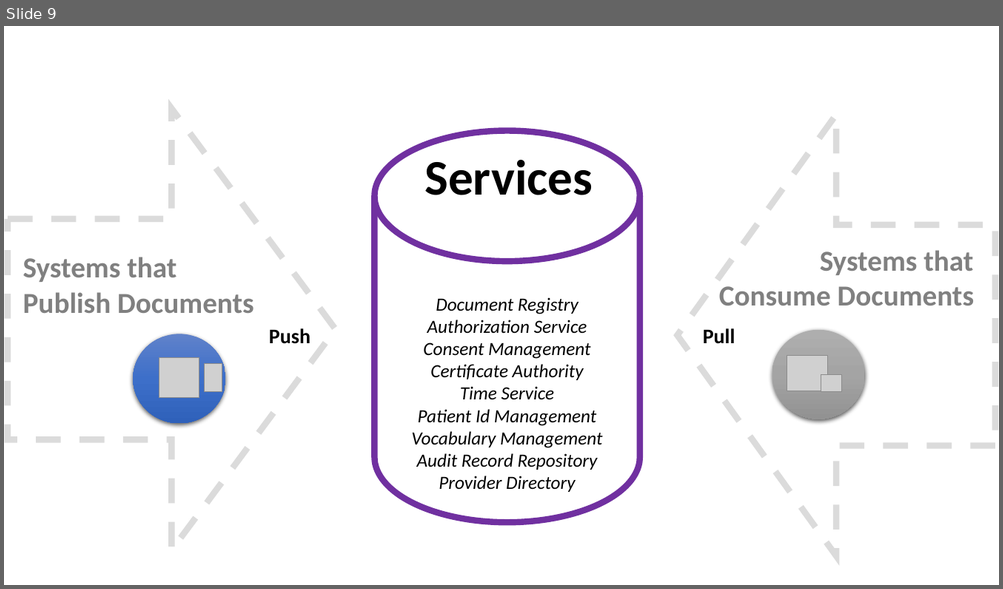
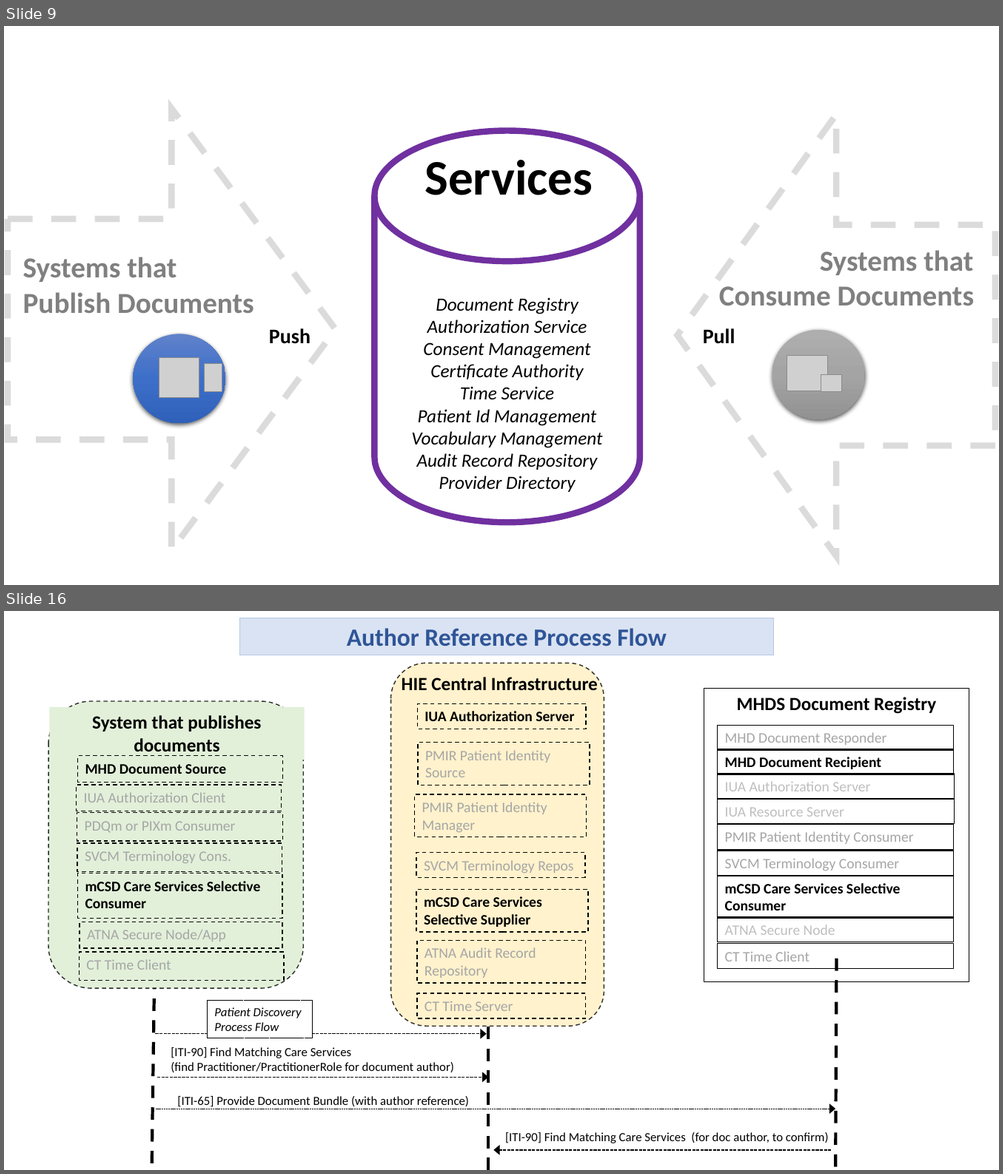
Before and after one commit to IHE/IT-Infrastructure, a slide deck: MHDS/Diagrams.pptx. Shown one above the other, each under a label of ours: slide 9 before the commit, slides 9 and 16 after it; the slides between them are not shown. The pictures are 1003x589 and 1003x1174 pixels, drawn with LibreOffice and Linux fonts; fonts in the diff are those of the drawing; grey boxes stand for pictures. Boxes give left, top, right and bottom in pixels: in the first picture for what was removed or moved away, otherwise in the second. Text is boxed around its words. In the diff, an @@ line names an element or a change of style, - is before the commit and + after.

Commit message:
fixed SVCM references in complex diagram, all graphics from one PPT

```diff
--- a/MHDS/Diagrams.pptx
+++ b/MHDS/Diagrams.pptx
@@ slide 16 added at (4, 611, 999, 1170), background #FFFFFF @@
@@ rectangle added at (240, 618, 774, 655), fill #DAE3F3, outline #B4C7E7 0.75 pt, 24 pt, text #2F5597, bold @@
+Author Reference Process Flow
@@ rounded rectangle added at (391, 664, 605, 1027), fill #FFF2CC, outline #000000 1 pt dashed @@
@@ text added at (401, 675, 597, 691), 18 pt, text #000000, bold @@
+HIE Central Infrastructure
@@ rectangle added at (704, 689, 969, 982), outline #000000 1 pt, 18 pt, text #000000, bold @@
+MHDS Document Registry
@@ rectangle added at (418, 703, 586, 729), outline #000000 1 pt dashed, 14 pt, text #000000, bold @@
+IUA Authorization Server
@@ rectangle added at (418, 742, 589, 785), outline #000000 1 pt dashed, 14 pt, text #A6A6A6 @@
+PMIR Patient Identity Source
@@ rectangle added at (717, 725, 953, 751), outline #000000 1 pt, 14 pt, text #A6A6A6 @@
+MHD Document Responder
@@ rectangle added at (717, 750, 953, 775), outline #000000 1 pt, 14 pt, text #000000, bold @@
+MHD Document Recipient
@@ rectangle added at (717, 774, 955, 799), outline #000000 1 pt, 14 pt, text #BFBFBF @@
+IUA Authorization Server
@@ rectangle added at (415, 795, 586, 837), outline #000000 1 pt dashed, 14 pt, text #A6A6A6 @@
+PMIR Patient Identity Manager
@@ rectangle added at (717, 799, 955, 824), outline #000000 1 pt, 14 pt, text #BFBFBF @@
+IUA Resource Server
@@ rectangle added at (717, 824, 953, 850), outline #000000 1 pt, 14 pt, text #A6A6A6 @@
+PMIR Patient Identity Consumer
@@ rectangle added at (417, 853, 585, 878), outline #000000 1 pt dashed, 14 pt, text #A6A6A6 @@
+SVCM Terminology Repos
@@ rectangle added at (717, 851, 953, 876), outline #000000 1 pt, 14 pt, text #A6A6A6 @@
+SVCM Terminology Consumer
@@ group added at (48, 701, 303, 988): 7 rectangles, 1 rounded rectangle, 1 text @@
+System that publishes documents
+MHD Document Source
+IUA Authorization Client
+CT Time Client
+PDQm or PIXm Consumer
+ATNA Secure Node/App
+SVCM Terminology Cons.
+mCSD Care Services Selective Consumer
@@ rectangle added at (717, 876, 953, 918), outline #000000 1 pt, 14 pt, text #000000, bold @@
+mCSD Care Services Selective Consumer
@@ rectangle added at (417, 889, 588, 932), outline #000000 1 pt dashed, 14 pt, text #000000, bold @@
+mCSD Care Services Selective Supplier
@@ rectangle added at (717, 917, 953, 943), outline #000000 1 pt, 14 pt, text #BFBFBF @@
+ATNA Secure Node
@@ line added from (155, 934) to (152, 1170), #000000 3 pt dashed @@
@@ rectangle added at (418, 941, 586, 983), outline #000000 1 pt dashed, 14 pt, text #A6A6A6 @@
+ATNA Audit Record Repository
@@ rectangle added at (717, 944, 953, 969), outline #000000 1 pt, 14 pt, text #A6A6A6 @@
+CT Time Client
@@ line added from (836, 959) to (835, 1170), #000000 3 pt dashed @@
@@ rectangle added at (207, 1000, 311, 1038), fill #FFFFFF, outline #000000 0.75 pt dashed, 12 pt, text #000000, italic @@
+Patient Discovery
+Process Flow
@@ rectangle added at (418, 994, 586, 1019), outline #000000 1 pt dashed, 14 pt, text #A6A6A6 @@
+CT Time Server
@@ line added from (488, 1028) to (488, 1170), #000000 3 pt dashed @@
@@ arrow added from (156, 1034) to (486, 1034), #000000 1 pt dashed @@
@@ text added at (170, 1048, 454, 1073), 12 pt, text #000000 @@
+[ITI-90] Find Matching Care Services
+(find Practitioner/PractitionerRole for document author)
@@ arrow added from (158, 1077) to (488, 1077), #000000 1 pt dashed @@
@@ text added at (177, 1096, 469, 1108), 12 pt, text #000000 @@
+[ITI-65] Provide Document Bundle (with author reference)
@@ arrow added from (156, 1110) to (835, 1110), #000000 0.5 pt dashed @@
@@ text added at (505, 1133, 828, 1144), 12 pt, text #000000 @@
+[ITI-90] Find Matching Care Services (for doc author, to confirm)
@@ arrow added from (831, 1150) to (493, 1150), #000000 1 pt dashed @@
```
Also in this commit, not shown: 8 other slides added, 15 other files.
